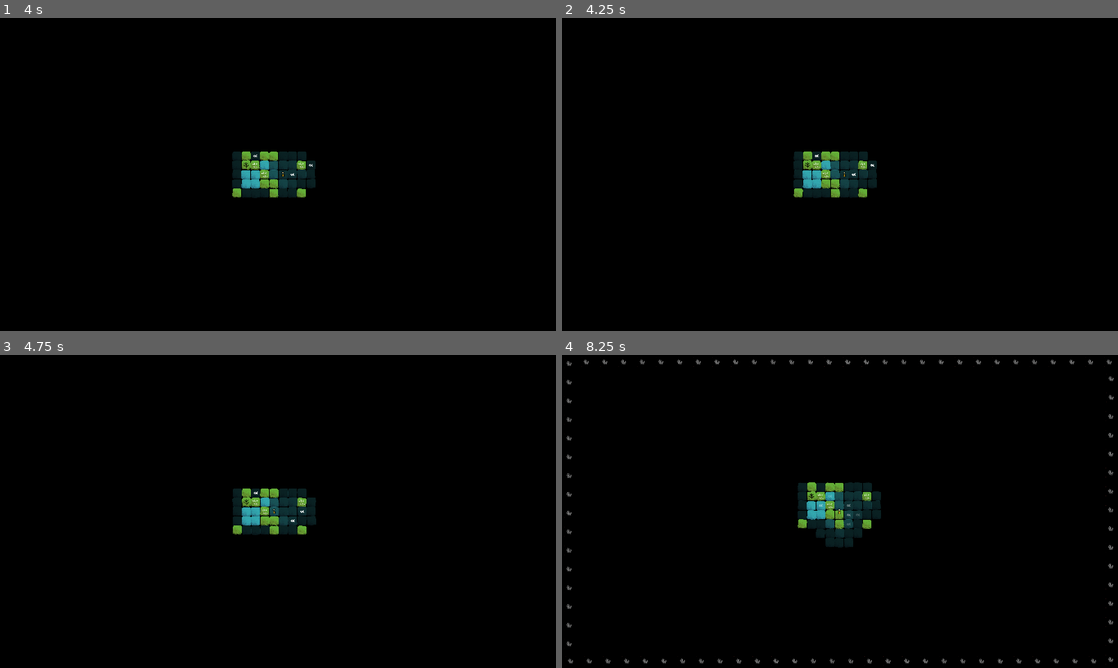
Above: before the commit, frames 1-4 (two rows, left to right).
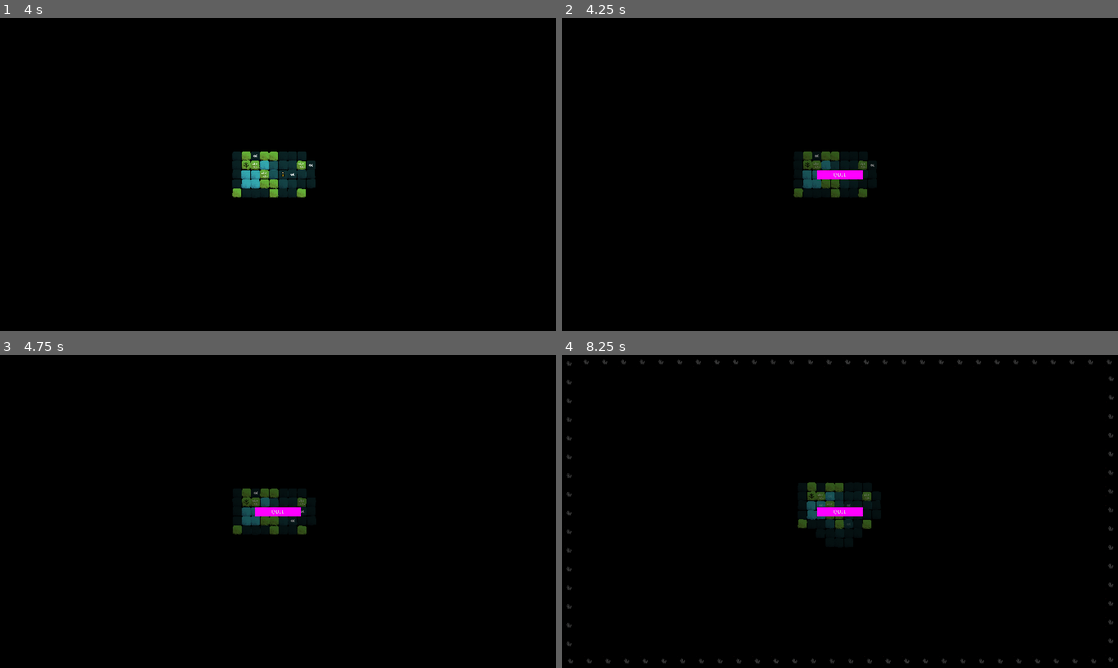
Above: after the commit, the same moments.

Repository: arrayewhy/Worlds
Game: Godot game, scene res://Scenes/Main.tscn
The game is run twice, just before and just after one commit, with the same random seed, the same clock (stepped at 60 frames per second) and the same inputs.
Inputs (mouse positions are in pixels of both pictures, inside the frame that each line leads up to):
- Up to frame 1 (4 s): tap Enter (Enter) at 0.5, 0.6 s; move the mouse to (400, 158) at 0.52 s; hold D (Right) 0.53-1.25 s; click (400, 158) at 0.67 s; drag from (166, 190) to (250, 237) at 1.27 s; move the mouse to (333, 105) at 2.02 s; hold D (Right) 2.03-2.75 s; hold ` (Tilde) 2.03-2.75 s; drag from (250, 237) to (111, 127) at 2.77 s; move the mouse to (444, 221) at 3.52 s; hold A (Left) from 3.53 s (still down); tap O at 3.6 s
- Up to frame 2 (4.25 s): keep holding A (Left); tap Escape (Cancel, bound only after the commit) at 4.15 s
- Up to frame 3 (4.75 s): release A (Left) at 4.25 s; drag from (111, 464) to (194, 433) at 4.27 s
- Up to frame 4 (8.25 s): move the mouse to (867, 511) at 5.02 s; hold S (Down) 5.03-5.75 s; tap Shift at 5.1 s; click (867, 511) at 5.17 s; drag from (756, 433) to (728, 527) at 5.77 s; move the mouse to (962, 495) at 6.52 s; hold W (Up) 6.53-7.25 s; tap Enter (Enter) at 6.6 s; drag from (728, 527) to (812, 574) at 7.27 s; move the mouse to (895, 442) at 8.02 s; hold S (Down) from 8.03 s (still down); hold ` (Tilde) from 8.03 s (still down)

Frame 1 is identical in both runs. In frame 2, 1.1% of the frame differs, in the area x 41-57%, y 42-58%; in frame 3, 1.1%; in frame 4, 2.0%, in the area x 0-100%, y 1-99%.

Commit message:
Begin [Pause-Menu]

Diff:
--- /dev/null
+++ b/worlds/Misc/Button-Theme.tres
@@ -0,0 +1,8 @@
+[gd_resource type="Theme" load_steps=2 format=3 uid="uid://dj0864pi7lxvd"]
+
+[ext_resource type="FontFile" uid="uid://bn56m5j1acs0j" path="res://Misc/Fonts/Georgia.ttf" id="1_gib5b"]
+
+[resource]
+default_font = ExtResource("1_gib5b")
+default_font_size = 144
+/colors/Col = Color(0, 0, 0, 1)
--- /dev/null
+++ b/worlds/Prefabs/Pause-Menu-Layer.tscn
@@ -0,0 +1,50 @@
+[gd_scene load_steps=5 format=3 uid="uid://wsjv8gfe61ee"]
+
+[ext_resource type="Script" path="res://Scripts/UI/Pause-Menu.gd" id="1_ai6ah"]
+[ext_resource type="Theme" uid="uid://dj0864pi7lxvd" path="res://Misc/Button-Theme.tres" id="2_tftrc"]
+
+[sub_resource type="PlaceholderTexture2D" id="PlaceholderTexture2D_8ipoq"]
+size = Vector2(1264, 256)
+
+[sub_resource type="GDScript" id="GDScript_mikr2"]
+script/source = "extends Button;
+
+func _unhandled_input(event: InputEvent) -> void:
+	if event.is_pressed():
+		print(\"Click\");
+"
+
+[node name="Pauseh-Menu-Layer" type="CanvasLayer"]
+script = ExtResource("1_ai6ah")
+
+[node name="Control" type="Control" parent="."]
+z_index = 1
+layout_mode = 3
+anchors_preset = 8
+anchor_left = 0.5
+anchor_top = 0.5
+anchor_right = 0.5
+anchor_bottom = 0.5
+grow_horizontal = 2
+grow_vertical = 2
+
+[node name="Button" type="Button" parent="Control"]
+layout_mode = 0
+offset_left = -80.0
+offset_top = -16.0
+offset_right = 1192.0
+offset_bottom = 248.0
+scale = Vector2(0.125, 0.125)
+theme = ExtResource("2_tftrc")
+text = "QUIT"
+icon = SubResource("PlaceholderTexture2D_8ipoq")
+icon_alignment = 1
+script = SubResource("GDScript_mikr2")
+
+[node name="Curtain" type="ColorRect" parent="."]
+anchors_preset = 15
+anchor_right = 1.0
+anchor_bottom = 1.0
+grow_horizontal = 2
+grow_vertical = 2
+color = Color(0, 0, 0, 1)
--- a/worlds/Scenes/Main.tscn
+++ b/worlds/Scenes/Main.tscn
@@ -201,6 +201,7 @@
 "
 
 [node name="World" type="Node2D"]
+top_level = true
 
 [node name="Camera2D" type="Camera2D" parent="."]
 zoom = Vector2(0.125, 0.125)
--- a/worlds/Scripts/Player.gd
+++ b/worlds/Scripts/Player.gd
@@ -27,6 +27,9 @@
 	World.SpawnBiomes_Around(currGridPos, 2);
 
 func _unhandled_key_input(event: InputEvent) -> void:
+
+	if event.is_action_pressed("Cancel"):
+		PauseMenu.Toggle_Pause(name);
 
 	# Move and Spawn Repeater
 	if event.is_action_pressed("One"):
--- /dev/null
+++ b/worlds/Scripts/UI/Pause-Menu.gd
@@ -0,0 +1,31 @@
+extends CanvasLayer;
+
+@onready var curtain:ColorRect = $Curtain;
+
+var _paused:bool;
+
+func _ready() -> void:
+	HideCurtain();
+
+# Functions ----------------------------------------------------------------------------------------------------
+
+func Toggle_Pause(user:String) -> void:
+	_paused = !_paused;
+	if _paused:
+		ShowCurtain();
+		return;
+	if !_paused:
+		HideCurtain();
+
+func Is_Paused() -> bool:
+	return _paused;
+
+# Functions ----------------------------------------------------------------------------------------------------
+
+func ShowCurtain() -> void:
+	curtain.color.a = 0.5;
+	show();
+
+func HideCurtain() -> void:
+	curtain.color.a = 0;
+	hide();
--- a/worlds/project.godot
+++ b/worlds/project.godot
@@ -21,6 +21,7 @@
 InGameDebugger="*res://Scripts/Debug/InGameDebugger.gd"
 AudioMaster="*res://Prefabs/Audio-Master.tscn"
 MultiFader="*res://Scripts/Autoloads/Multi-Fader.gd"
+PauseMenu="*res://Prefabs/Pause-Menu-Layer.tscn"
 
 [display]
 
@@ -84,6 +85,11 @@
 "events": [Object(InputEventKey,"resource_local_to_scene":false,"resource_name":"","device":-1,"window_id":0,"alt_press …(191 unchanged characters)…
 ]
 }
+Cancel={
+"deadzone": 0.5,
+"events": [Object(InputEventKey,"resource_local_to_scene":false,"resource_name":"","device":-1,"window_id":0,"alt_pressed":false,"shift_pressed":false,"ctrl_pressed":false,"meta_pressed":false,"pressed":false,"keycode":0,"physical_keycode":4194305,"key_label":0,"unicode":0,"location":0,"echo":false,"script":null)
+]
+}
 
 [rendering]
 
Binary file added: worlds/Misc/Fonts/Georgia.ttf
Not shown, added: worlds/Misc/Fonts/Georgia.ttf.import
